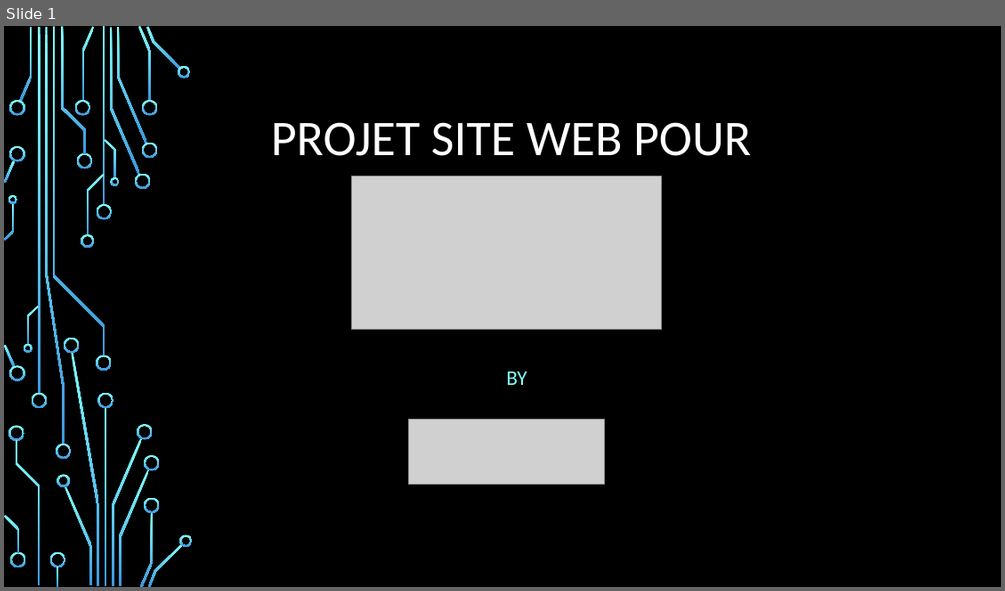
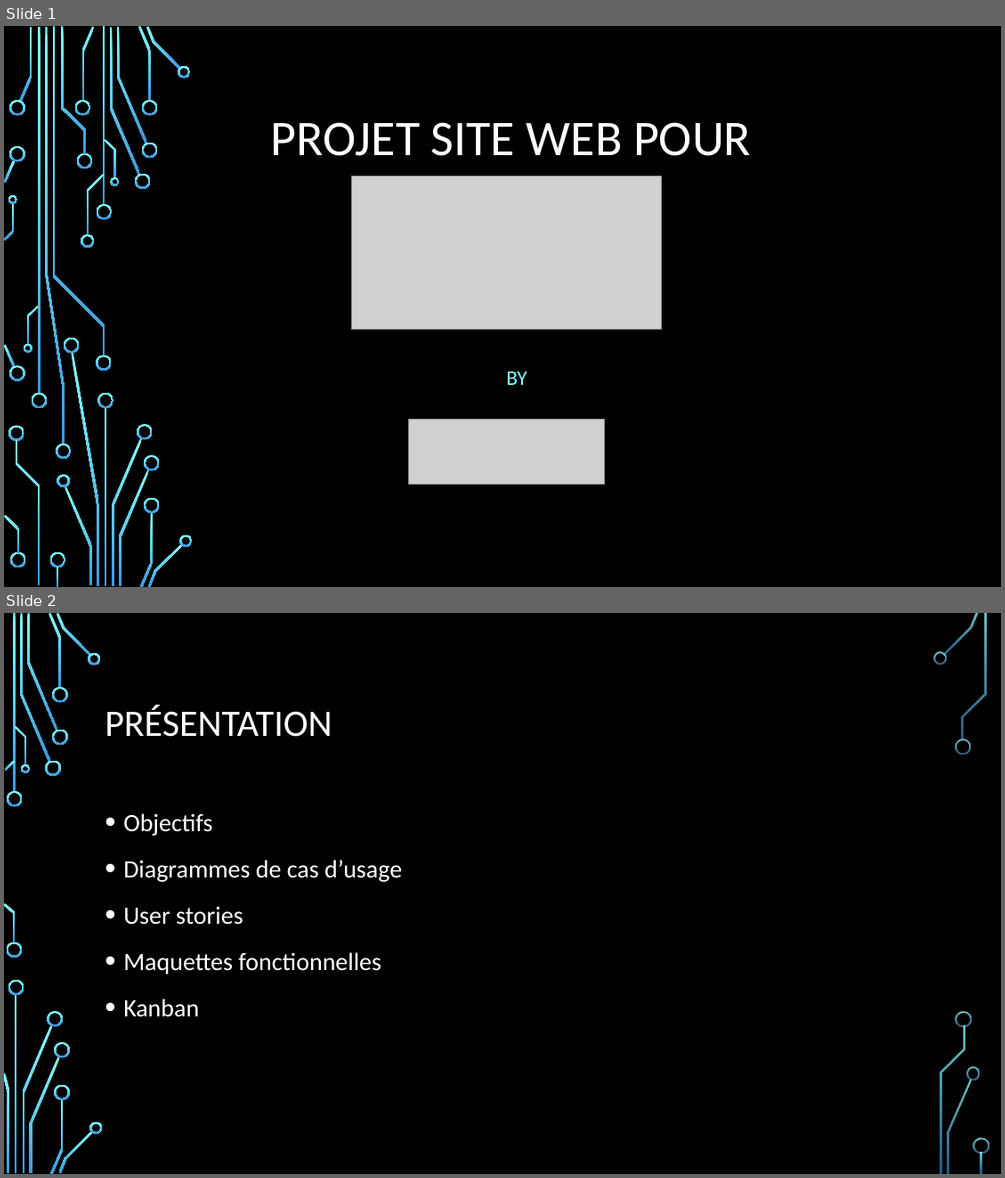
Before and after one commit to andre2061/oc_p3a_project, a slide deck: Présentation.pptx. Shown one above the other, each under a label of ours: slide 1 before the commit, slides 1 and 2 after it. The pictures are 1005x591 and 1005x1178 pixels, drawn with LibreOffice and Linux fonts; fonts in the diff are those of the drawing; grey boxes stand for pictures; background and template pictures are left out. Boxes give left, top, right and bottom in pixels: in the first picture for what was removed or moved away, otherwise in the second. Text is boxed around its words. In the diff, an @@ line names an element or a change of style, - is before the commit and + after.

Commit message:
Mise à jour de la présentation -> diagramme

```diff
--- a/Présentation.pptx
+++ b/Présentation.pptx
@@ slide 2 added at [4, 613, 1001, 1174], background picture (left out) @@
@@ title added at [105, 705, 332, 737], 36 pt, text #FFFFFF @@
+PRÉSENTATION
@@ text added at [123, 813, 402, 1017], 24 pt, text #FFFFFF @@
+• Objectifs
+• Diagrammes de cas d’usage
+• User stories
+• Maquettes fonctionnelles
+• Kanban
@@ group added at [4, 613, 989, 1174]: 33 freeform shapes, 3 rectangles @@
```
Also in this commit, not shown: 2 other slides added.
